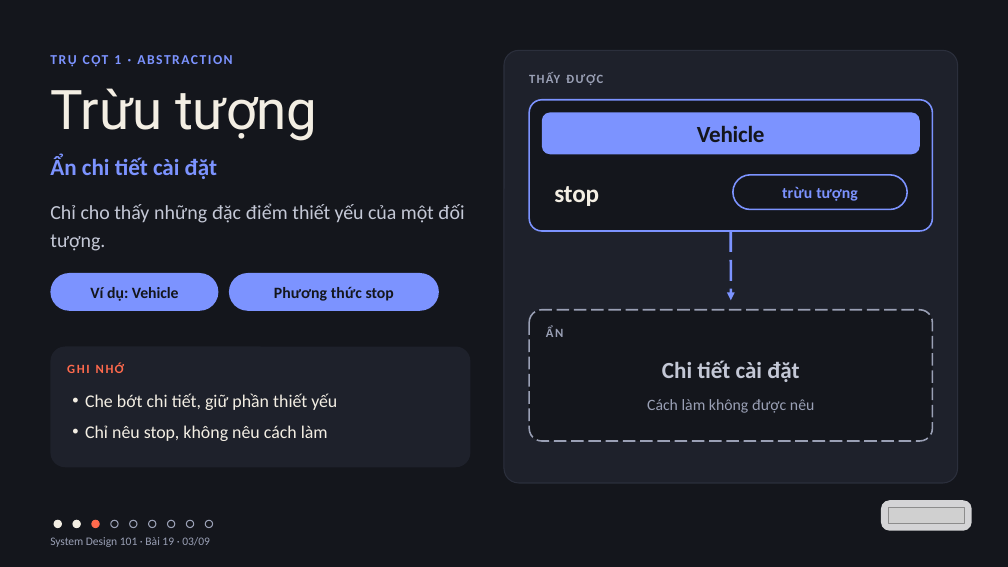
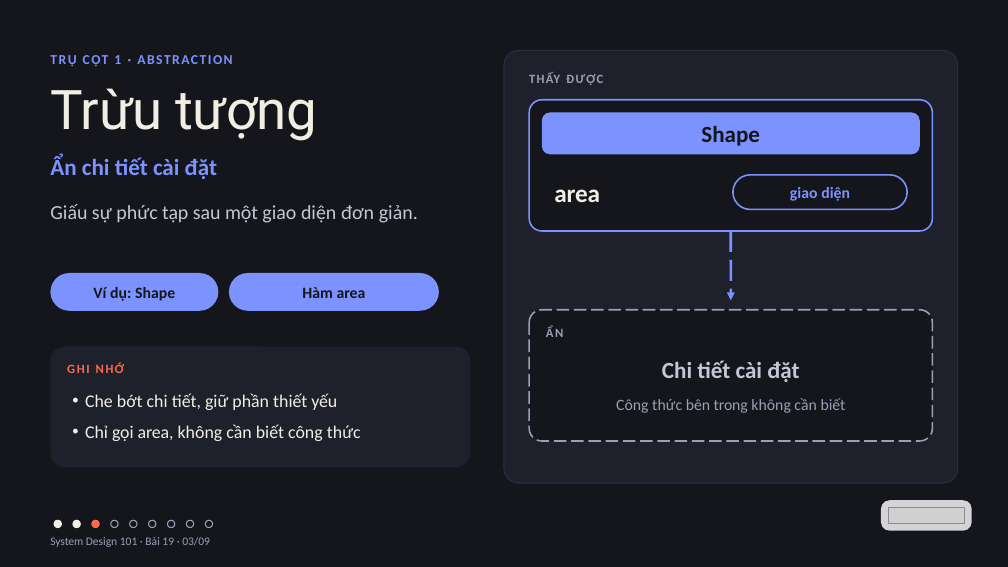
Before and after one commit to vohoailinh90/tool-marketing-studio, a slide deck: slide 3 of system-design-101/vi/lessons/sd-10-019/slides/sd-10-019.pptx. Drawn at 1008x567 pixels with LibreOffice and Linux fonts; fonts in the diff are those of the drawing; grey boxes stand for pictures. Boxes give left, top, right and bottom in pixels: in the first picture for what was removed or moved away, otherwise in the second. Text is boxed around its words. In the diff, an @@ line names an element or a change of style, - is before the commit and + after.

```diff
--- a/system-design-101/vi/lessons/sd-10-019/slides/sd-10-019.pptx
+++ b/system-design-101/vi/lessons/sd-10-019/slides/sd-10-019.pptx
@@ text in rounded rectangle at (701, 125, 760, 146): text changed @@
-Vehicle
+Shape
@@ text at (50, 204, 418, 223): text changed @@
-Chỉ cho thấy những đặc điểm thiết yếu của một đối tượng.
+Giấu sự phức tạp sau một giao diện đơn giản.
@@ text at (554, 189, 600, 202): text changed @@
-stop
+area
@@ text in rounded rectangle at (790, 187, 850, 201): text changed @@
-trừu tượng
+giao diện
@@ text in rounded rectangle at (93, 287, 175, 301): text changed @@
-Ví dụ: Vehicle
+Ví dụ: Shape
@@ text in rounded rectangle at (302, 287, 366, 298): text changed @@
-Phương thức stop
+Hàm area
@@ text at (616, 398, 846, 413): text changed @@
-Cách làm không được nêu
+Công thức bên trong không cần biết
@@ text at (85, 424, 361, 441): text changed @@
-• Chỉ nêu stop, không nêu cách làm
+• Chỉ gọi area, không cần biết công thức
```
Also in this commit, not shown: 8 other slides changed, 4 other files.
